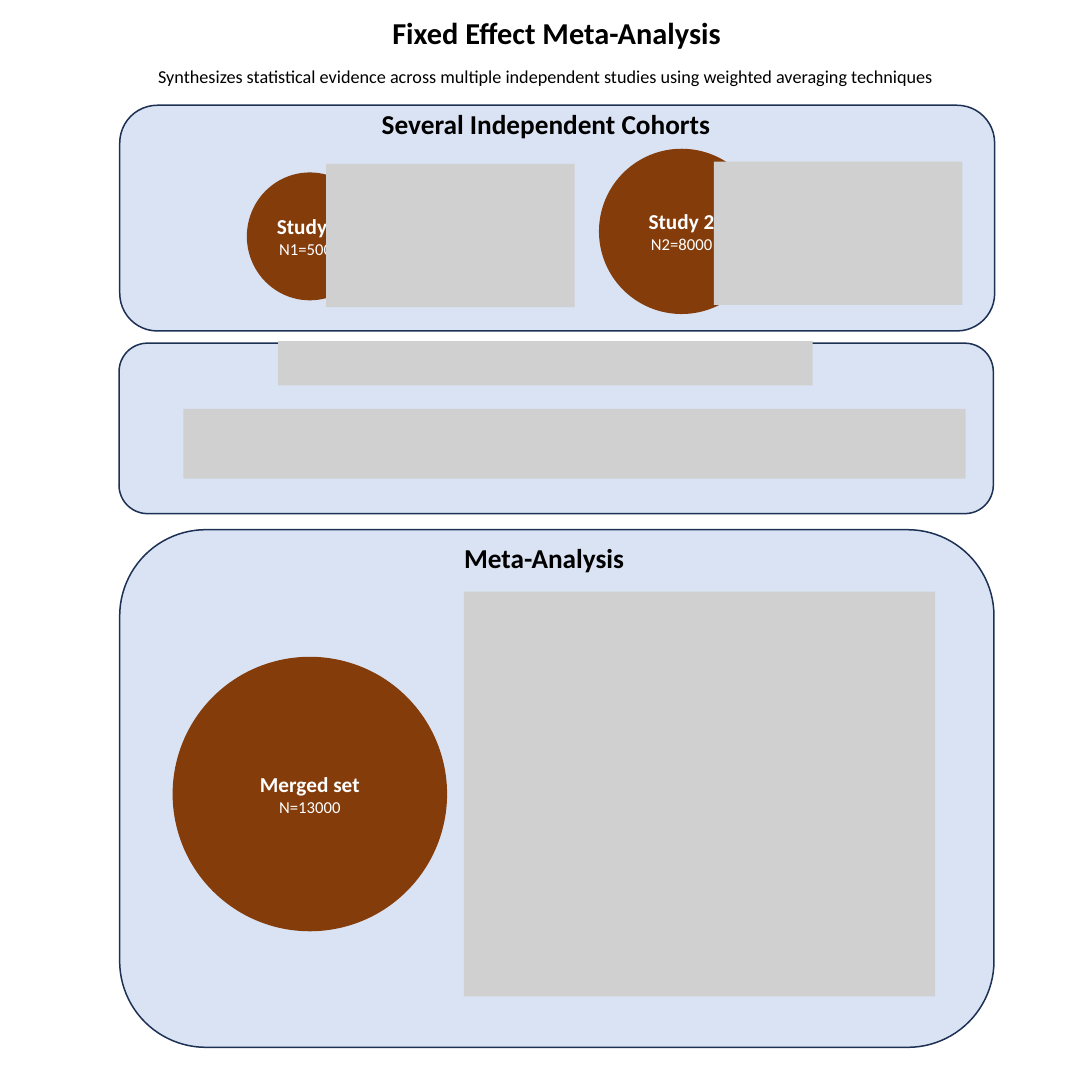
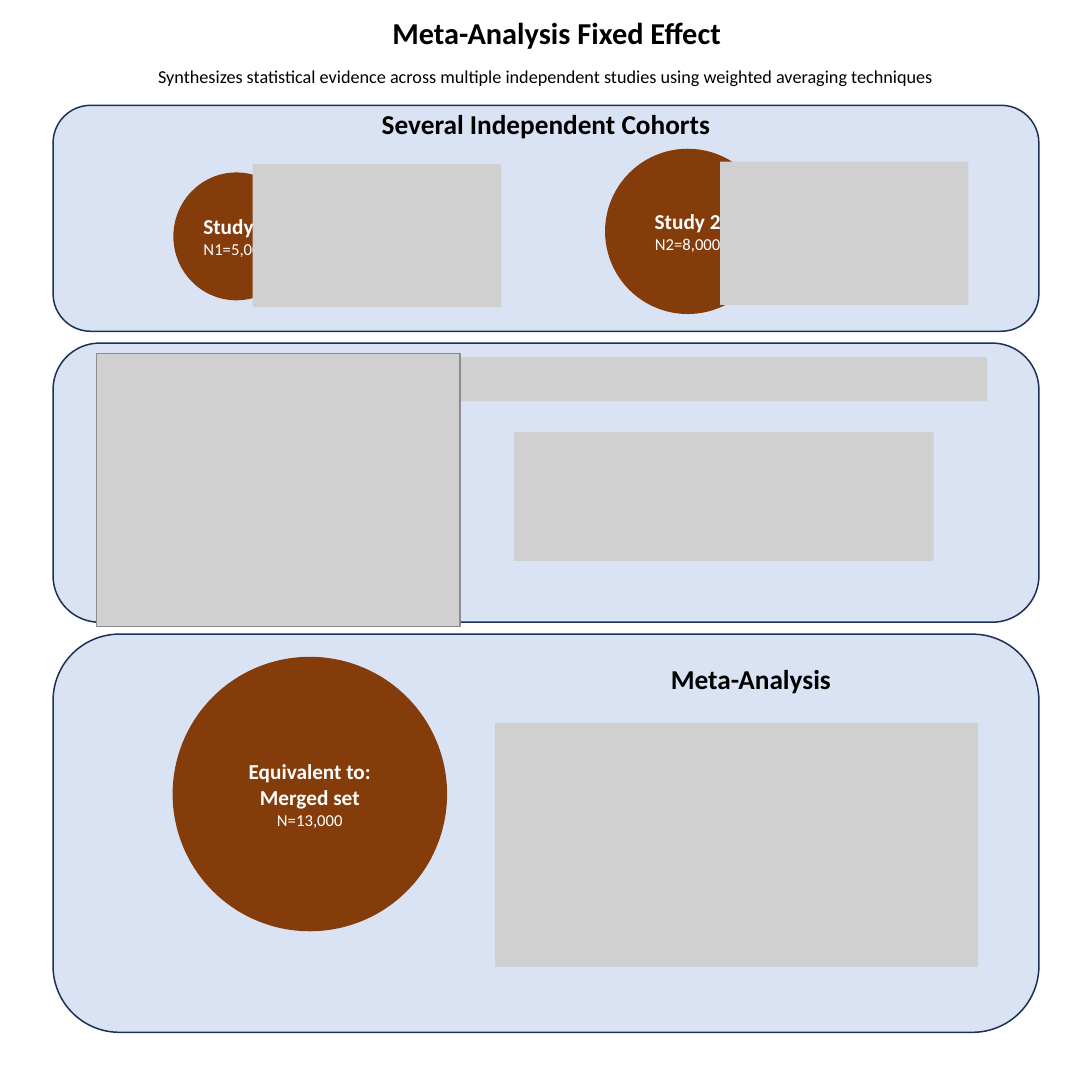
Before and after one commit to StatFunGen/statgen-prerequisites, a slide deck: slide 17 of graphical_summary/slides.pptx. Drawn at 1092x1092 pixels with LibreOffice and Linux fonts; fonts in the diff are those of the drawing; grey boxes stand for pictures. Boxes give left, top, right and bottom in pixels: in the first picture for what was removed or moved away, otherwise in the second. Text is boxed around its words. In the diff, an @@ line names an element or a change of style, - is before the commit and + after.

```diff
--- a/graphical_summary/slides.pptx
+++ b/graphical_summary/slides.pptx
@@ text at [392,22,720,49]: text changed @@
-Fixed Effect Meta-Analysis
+Meta-Analysis Fixed Effect
@@ rounded rectangle: place and size @@
-rounded rectangle at [120,105,995,331]
+rounded rectangle at [54,105,1040,331]
@@ ellipse "Study 1": place and size @@
-ellipse "Study 1" at [248,174,372,300]
+ellipse "Study 1" at [174,174,298,300]
@@ picture: place and size @@
-picture at [327,164,575,307]
+picture at [252,164,501,307]
@@ ellipse "Study 2": place and size @@
-ellipse "Study 2" at [600,150,763,313]
+ellipse "Study 2" at [606,150,770,313]
@@ picture: place and size @@
-picture at [714,162,963,305]
+picture at [720,162,969,305]
@@ text in ellipse at [655,237,721,255]: text changed @@
-N2=8000
+N2=8,000
@@ text in ellipse at [203,242,269,260]: text changed @@
-N1=5000
+N1=5,000
@@ rounded rectangle: place and size @@
-rounded rectangle at [119,343,994,513]
+rounded rectangle at [54,343,1040,622]
@@ picture added at [96,353,460,626] @@
@@ picture: place and size @@
-picture at [278,342,812,385]
+picture at [453,357,987,401]
@@ picture: place and size @@
-picture at [183,408,966,478]
+picture at [513,432,933,561]
@@ rounded rectangle: place and size @@
-rounded rectangle at [120,530,995,1047]
+rounded rectangle at [54,634,1040,1033]
@@ text "Meta-Analysis": place and size @@
-text "Meta-Analysis" at [464,549,624,573]
+text "Meta-Analysis" at [671,670,831,694]
@@ picture: place and size @@
-picture at [464,592,936,997]
+picture at [495,723,977,968]
@@ text in ellipse at [249,764,370,783]: paragraph added @@
+Equivalent to:
@@ text in ellipse at [277,815,343,828]: text changed @@
-N=13000
+N=13,000
```
Also in this commit, not shown: 4 other slides changed, 2 slides added, 2 slides removed, 26 other files.
